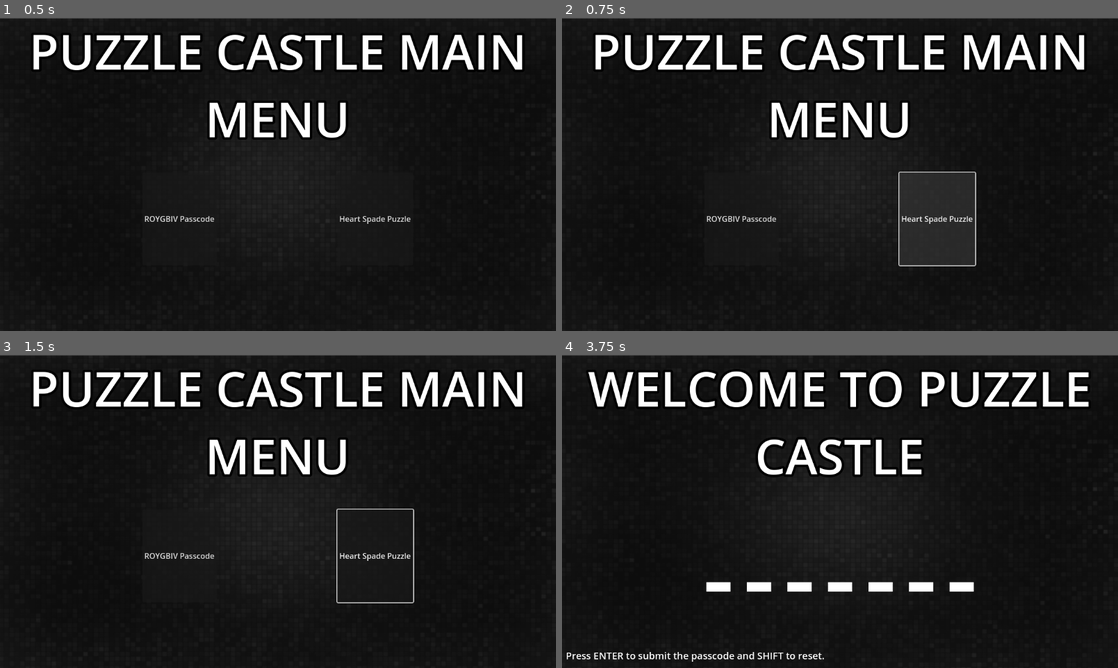
Above: before the commit, frames 1-4 (two rows, left to right).
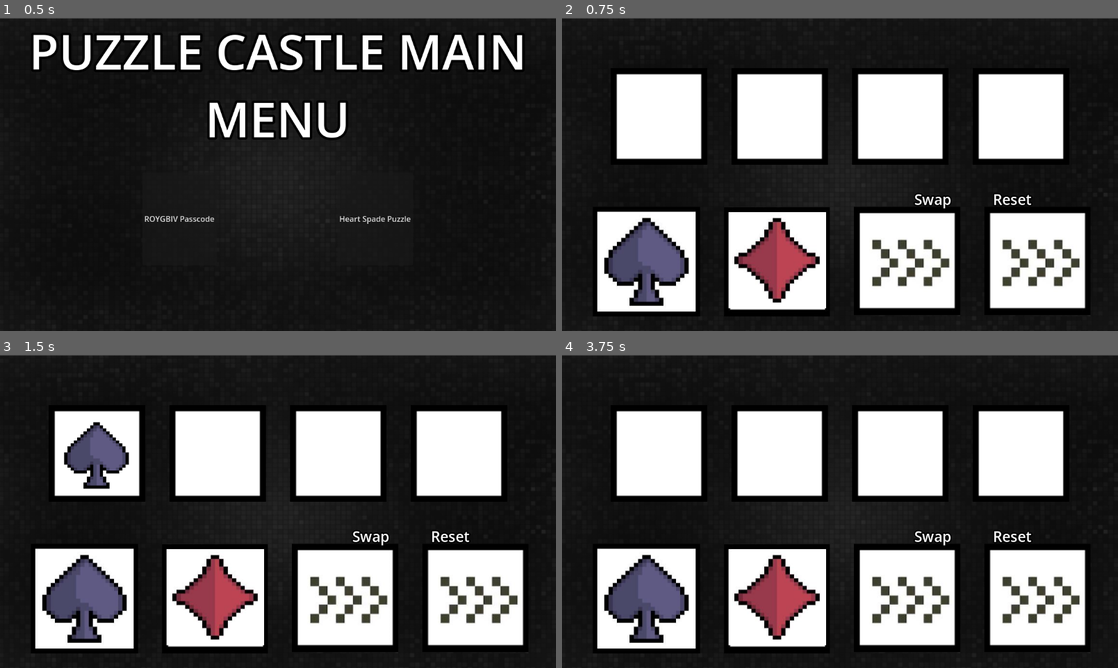
Above: after the commit, the same moments.

Repository: ha-ydenrichards/castlePuzzlePasscode
Game: Godot game, scene res://main_menu.tscn
Two runs of this game, one before a commit and one after it. Both use one fixed random seed, a clock stepped at 60 frames per second and the inputs below.
Inputs (mouse positions are in pixels of both pictures, inside the frame that each line leads up to):
- Up to frame 1 (0.5 s): no input
- Up to frame 2 (0.75 s): click "Heart Spade Puzzle" at 0.5 s
- Up to frame 3 (1.5 s): click (83, 599) at 1.27 s
- Up to frame 4 (3.75 s): click (778, 599) at 2.02 s; click (906, 599) at 2.77 s; click (1040, 599) at 3.52 s

Frame 1 is identical in both runs. In frame 2, 44% of the frame differs, in the area x 5-95%, y 4-96%; in frame 3, 43%; in frame 4, 43%.

Commit message:
Added Heart Spade Puzzle game and main menu

Diff:
--- /dev/null
+++ b/PixelBackground.gd
@@ -0,0 +1,176 @@
+extends Sprite2D
+
+@onready var spade_1 = $"../Spade1"
+@onready var spade_2 = $"../Spade2"
+@onready var spade_3 = $"../Spade3"
+@onready var spade_4 = $"../Spade4"
+@onready var diamond_1 = $"../Diamond1"
+@onready var diamond_2 = $"../Diamond2"
+@onready var diamond_3 = $"../Diamond3"
+@onready var diamond_4 = $"../Diamond4"
+@onready var club_1 = $"../Club1"
+@onready var club_2 = $"../Club2"
+@onready var club_3 = $"../Club3"
+@onready var club_4 = $"../Club4"
+@onready var heart_1 = $"../Heart1"
+@onready var heart_2 = $"../Heart2"
+@onready var heart_3 = $"../Heart3"
+@onready var heart_4 = $"../Heart4"
+
+@onready var button_click = $"../ButtonClick"
+@onready var swap = $"../Swap"
+@onready var reset = $"../Reset"
+@onready var win = $"../Win"
+@onready var timer = $"../Timer"
+@onready var win_song = $"../win_song"
+
+
+
+var slots = {
+	"slot 1": null, "slot 2": null, "slot 3": null, "slot 4": null
+}
+
+# Called every frame. 'delta' is the elapsed time since the previous frame.
+func _process(delta):
+	if slots["slot 1"] == "Spade" and slots["slot 2"] == "Heart" and slots["slot 3"] == "Heart" and slots["slot 4"] == "Club":
+		win_song.play()
+		timer.start(10)
+		slots["slot 1"] = null
+		slots["slot 2"] = null
+		slots["slot 3"] = null
+		slots["slot 4"] = null
+
+func _on_spade_button_pressed():
+	button_click.play()
+	if slots["slot 1"] == null:
+		spade_1.show()
+		slots["slot 1"] = "Spade"
+	elif slots["slot 2"] == null:
+		spade_2.show()
+		slots["slot 2"] = "Spade"
+	elif slots["slot 3"] == null:
+		spade_3.show()
+		slots["slot 3"] = "Spade"
+	elif slots["slot 4"] == null:
+		spade_4.show()
+		slots["slot 4"] = "Spade"
+
+func _on_diamond_button_pressed():
+	button_click.play()
+	if slots["slot 1"] == null:
+		diamond_1.show()
+		slots["slot 1"] = "Diamond"
+	elif slots["slot 2"] == null:
+		diamond_2.show()
+		slots["slot 2"] = "Diamond"
+	elif slots["slot 3"] == null:
+		diamond_3.show()
+		slots["slot 3"] = "Diamond"
+	elif slots["slot 4"] == null:
+		diamond_4.show()
+		slots["slot 4"] = "Diamond"
+
+
+func _on_swap_button_pressed():
+	swap.play()
+	var swapped_item = null
+	if slots["slot 1"] != null:
+		swapped_item = swap_func("slot 1")
+		slots["slot 1"] = swapped_item
+		if swapped_item == "Spade":
+			spade_1.show()
+			club_1.hide()
+		elif swapped_item == "Club":
+			spade_1.hide()
+			club_1.show()
+		elif swapped_item == "Diamond":
+			diamond_1.show()
+			heart_1.hide()
+		else:
+			heart_1.show()
+			diamond_1.hide()
+	if slots["slot 2"] != null:
+		swap_func("slot 2")
+		swapped_item = swap_func("slot 2")
+		slots["slot 2"] = swapped_item
+		if swapped_item == "Spade":
+			spade_2.show()
+			club_2.hide()
+		elif swapped_item == "Club":
+			spade_2.hide()
+			club_2.show()
+		elif swapped_item == "Diamond":
+			diamond_2.show()
+			heart_2.hide()
+		else:
+			heart_2.show()
+			diamond_2.hide()
+	if slots["slot 3"] != null:
+		swap_func("slot 3")
+		swapped_item = swap_func("slot 3")
+		slots["slot 3"] = swapped_item
+		if swapped_item == "Spade":
+			spade_3.show()
+			club_3.hide()
+		elif swapped_item == "Club":
+			spade_3.hide()
+			club_3.show()
+		elif swapped_item == "Diamond":
+			diamond_3.show()
+			heart_3.hide()
+		else:
+			heart_3.show()
+			diamond_3.hide()
+	if slots["slot 4"] != null:
+		swap_func("slot 4")
+		swapped_item = swap_func("slot 4")
+		slots["slot 4"] = swapped_item
+		if swapped_item == "Spade":
+			spade_4.show()
+			club_4.hide()
+		elif swapped_item == "Club":
+			spade_4.hide()
+			club_4.show()
+		elif swapped_item == "Diamond":
+			diamond_4.show()
+			heart_4.hide()
+		else:
+			heart_4.show()
+			diamond_4.hide()
+
+func swap_func(slot) -> String:
+	if slots[slot] == "Spade":
+		return "Club"
+	elif slots[slot] == "Club":
+		return "Spade"
+	elif slots[slot] == "Heart":
+		return "Diamond"
+	else:
+		return "Heart"
+
+func _on_reset_button_pressed():
+	reset.play()
+	spade_1.hide()
+	spade_2.hide()
+	spade_3.hide()
+	spade_4.hide()
+	diamond_1.hide()
+	diamond_2.hide()
+	diamond_3.hide()
+	diamond_4.hide()
+	club_1.hide()
+	club_2.hide()
+	club_3.hide()
+	club_4.hide()
+	heart_1.hide()
+	heart_2.hide()
+	heart_3.hide()
+	heart_4.hide()
+	slots["slot 1"] = null
+	slots["slot 2"] = null
+	slots["slot 3"] = null
+	slots["slot 4"] = null
+
+
+func _on_timer_timeout():
+	get_tree().change_scene_to_file("res://win_screen.tscn")
--- /dev/null
+++ b/heart_spade_puzzle.tscn
@@ -0,0 +1,253 @@
+[gd_scene load_steps=14 format=3 uid="uid://bxqos5dq1p7lt"]
+
+[ext_resource type="Texture2D" uid="uid://ct4b757jd4r2n" path="res://pixel background.png" id="1_acmgv"]
+[ext_resource type="Script" path="res://PixelBackground.gd" id="2_2q1bd"]
+[ext_resource type="Texture2D" uid="uid://baop36yhjp7t1" path="res://button.png" id="3_xpu02"]
+[ext_resource type="Texture2D" uid="uid://dmjvq24blxrcc" path="res://spade_button.JPG" id="4_gmh6l"]
+[ext_resource type="Texture2D" uid="uid://bkhra37bnuen4" path="res://pixel-art-suit-playing-cards-hearts-diamonds-clubs-spades-icon-for-8bit-game-on-white-background-vector.jpg" id="4_pva6e"]
+[ext_resource type="Texture2D" uid="uid://cj4etdgcbn7yy" path="res://diamond_button.JPG" id="5_4dr52"]
+[ext_resource type="Texture2D" uid="uid://d2tqgkdsttrai" path="res://swap_button.JPG" id="6_ljpgv"]
+[ext_resource type="AudioStream" uid="uid://cdeiv8v58nnc" path="res://snd_switchpull_n.wav" id="8_5aaj2"]
+[ext_resource type="AudioStream" uid="uid://ccuj53jrfvd1w" path="res://snd_mtt_prebomb.ogg" id="8_x8o7n"]
+[ext_resource type="AudioStream" uid="uid://m63ea117uq7f" path="res://snd_dimbox.wav" id="10_62fqv"]
+[ext_resource type="AudioStream" uid="uid://74uqwctldq1u" path="res://snd_dumbvictory.wav" id="11_jrvjo"]
+[ext_resource type="AudioStream" uid="uid://bsfptoqf568mo" path="res://SongThatMightPlayWhenYouFightSans.ogg" id="12_1imgn"]
+
+[sub_resource type="SystemFont" id="SystemFont_f4qw6"]
+font_names = PackedStringArray("Courier New")
+
+[node name="heartSpadePuzzle" type="Node2D"]
+
+[node name="PixelBackground" type="Sprite2D" parent="."]
+position = Vector2(576, 324.5)
+scale = Vector2(1.125, 1.01411)
+texture = ExtResource("1_acmgv")
+script = ExtResource("2_2q1bd")
+
+[node name="MarginContainer" type="MarginContainer" parent="."]
+offset_top = 72.0
+offset_right = 1152.0
+offset_bottom = 336.0
+
+[node name="HBoxContainer" type="HBoxContainer" parent="MarginContainer"]
+layout_mode = 2
+size_flags_horizontal = 4
+size_flags_vertical = 4
+theme_override_constants/separation = 50
+
+[node name="TextureRect" type="TextureRect" parent="MarginContainer/HBoxContainer"]
+custom_minimum_size = Vector2(200, 200)
+layout_mode = 2
+texture = ExtResource("3_xpu02")
+
+[node name="TextureRect2" type="TextureRect" parent="MarginContainer/HBoxContainer"]
+custom_minimum_size = Vector2(200, 200)
+layout_mode = 2
+texture = ExtResource("3_xpu02")
+
+[node name="TextureRect3" type="TextureRect" parent="MarginContainer/HBoxContainer"]
+custom_minimum_size = Vector2(200, 200)
+layout_mode = 2
+texture = ExtResource("3_xpu02")
+
+[node name="TextureRect4" type="TextureRect" parent="MarginContainer/HBoxContainer"]
+custom_minimum_size = Vector2(200, 200)
+layout_mode = 2
+texture = ExtResource("3_xpu02")
+
+[node name="ButtonContainer" type="MarginContainer" parent="."]
+offset_top = 361.0
+offset_right = 1160.0
+offset_bottom = 649.0
+
+[node name="HBoxContainer" type="HBoxContainer" parent="ButtonContainer"]
+layout_mode = 2
+size_flags_horizontal = 4
+size_flags_vertical = 4
+theme_override_constants/separation = 50
+
+[node name="SpadeButton" type="TextureButton" parent="ButtonContainer/HBoxContainer"]
+layout_mode = 2
+texture_normal = ExtResource("4_gmh6l")
+stretch_mode = 0
+
+[node name="DiamondButton" type="TextureButton" parent="ButtonContainer/HBoxContainer"]
+custom_minimum_size = Vector2(150, 150)
+layout_mode = 2
+texture_normal = ExtResource("5_4dr52")
+stretch_mode = 0
+
+[node name="SwapButton" type="TextureButton" parent="ButtonContainer/HBoxContainer"]
+custom_minimum_size = Vector2(150, 150)
+layout_mode = 2
+texture_normal = ExtResource("6_ljpgv")
+stretch_mode = 0
+
+[node name="ResetButton" type="TextureButton" parent="ButtonContainer/HBoxContainer"]
+custom_minimum_size = Vector2(150, 150)
+layout_mode = 2
+texture_normal = ExtResource("6_ljpgv")
+stretch_mode = 0
+
+[node name="Spade1" type="Sprite2D" parent="."]
+visible = false
+position = Vector2(200, 208)
+scale = Vector2(0.348214, 0.325)
+texture = ExtResource("4_pva6e")
+region_enabled = true
+region_rect = Rect2(995.431, 0, 448.205, 480)
+
+[node name="Spade2" type="Sprite2D" parent="."]
+visible = false
+position = Vector2(451, 208)
+scale = Vector2(0.370536, 0.325)
+texture = ExtResource("4_pva6e")
+region_enabled = true
+region_rect = Rect2(995.431, 0, 448.205, 480)
+
+[node name="Spade3" type="Sprite2D" parent="."]
+visible = false
+position = Vector2(701.5, 208)
+scale = Vector2(0.345982, 0.325)
+texture = ExtResource("4_pva6e")
+region_enabled = true
+region_rect = Rect2(995.431, 0, 448.205, 480)
+
+[node name="Spade4" type="Sprite2D" parent="."]
+visible = false
+position = Vector2(952, 208)
+scale = Vector2(0.345982, 0.325)
+texture = ExtResource("4_pva6e")
+region_enabled = true
+region_rect = Rect2(995.431, 0, 448.205, 480)
+
+[node name="Diamond1" type="Sprite2D" parent="."]
+visible = false
+position = Vector2(201.719, 205)
+scale = Vector2(0.372295, 0.354167)
+texture = ExtResource("4_pva6e")
+region_enabled = true
+region_rect = Rect2(1480.84, 0, 439.161, 480)
+
+[node name="Diamond2" type="Sprite2D" parent="."]
+visible = false
+position = Vector2(452.859, 208)
+scale = Vector2(0.386603, 0.354167)
+texture = ExtResource("4_pva6e")
+region_enabled = true
+region_rect = Rect2(1480.84, 0, 439.161, 480)
+
+[node name="Diamond3" type="Sprite2D" parent="."]
+visible = false
+position = Vector2(704, 208)
+scale = Vector2(0.386603, 0.354167)
+texture = ExtResource("4_pva6e")
+region_enabled = true
+region_rect = Rect2(1480.84, 0, 439.161, 480)
+
+[node name="Diamond4" type="Sprite2D" parent="."]
+visible = false
+position = Vector2(952, 208)
+scale = Vector2(0.386603, 0.354167)
+texture = ExtResource("4_pva6e")
+region_enabled = true
+region_rect = Rect2(1480.84, 0, 439.161, 480)
+
+[node name="Club1" type="Sprite2D" parent="."]
+visible = false
+position = Vector2(200, 208)
+scale = Vector2(0.336735, 0.333333)
+texture = ExtResource("4_pva6e")
+region_enabled = true
+region_rect = Rect2(0, 0, 490.536, 480)
+
+[node name="Club2" type="Sprite2D" parent="."]
+visible = false
+position = Vector2(453.25, 208)
+scale = Vector2(0.347959, 0.333333)
+texture = ExtResource("4_pva6e")
+region_enabled = true
+region_rect = Rect2(0, 0, 490.536, 480)
+
+[node name="Club3" type="Sprite2D" parent="."]
+visible = false
+position = Vector2(702.688, 208)
+scale = Vector2(0.331888, 0.333333)
+texture = ExtResource("4_pva6e")
+region_enabled = true
+region_rect = Rect2(0, 0, 490.536, 480)
+
+[node name="Club4" type="Sprite2D" parent="."]
+visible = false
+position = Vector2(952, 208)
+scale = Vector2(0.337245, 0.333333)
+texture = ExtResource("4_pva6e")
+region_enabled = true
+region_rect = Rect2(0, 0, 490.536, 480)
+
+[node name="Heart1" type="Sprite2D" parent="."]
+visible = false
+position = Vector2(200, 200)
+scale = Vector2(0.344828, 0.3375)
+texture = ExtResource("4_pva6e")
+region_enabled = true
+region_rect = Rect2(508.252, 0, 464.149, 480)
+
+[node name="Heart2" type="Sprite2D" parent="."]
+visible = false
+position = Vector2(450, 200)
+scale = Vector2(0.353448, 0.3375)
+texture = ExtResource("4_pva6e")
+region_enabled = true
+region_rect = Rect2(508.252, 0, 464.149, 480)
+
+[node name="Heart3" type="Sprite2D" parent="."]
+visible = false
+position = Vector2(700, 200)
+scale = Vector2(0.362069, 0.3375)
+texture = ExtResource("4_pva6e")
+region_enabled = true
+region_rect = Rect2(508.252, 0, 464.149, 480)
+
+[node name="Heart4" type="Sprite2D" parent="."]
+visible = false
+position = Vector2(952, 200)
+scale = Vector2(0.362069, 0.3375)
+texture = ExtResource("4_pva6e")
+region_enabled = true
+region_rect = Rect2(508.252, 0, 464.149, 480)
+
+[node name="Swap or Reset" type="Label" parent="."]
+offset_left = 611.0
+offset_top = 354.0
+offset_right = 1093.0
+offset_bottom = 389.0
+theme_override_colors/font_outline_color = Color(0, 0, 0, 1)
+theme_override_constants/outline_size = 10
+theme_override_fonts/font = SubResource("SystemFont_f4qw6")
+theme_override_font_sizes/font_size = 30
+text = "Swap           Reset"
+horizontal_alignment = 1
+
+[node name="Swap" type="AudioStreamPlayer" parent="."]
+stream = ExtResource("8_5aaj2")
+
+[node name="ButtonClick" type="AudioStreamPlayer" parent="."]
+stream = ExtResource("8_x8o7n")
+
+[node name="Reset" type="AudioStreamPlayer" parent="."]
+stream = ExtResource("10_62fqv")
+
+[node name="Win" type="AudioStreamPlayer" parent="."]
+stream = ExtResource("11_jrvjo")
+
+[node name="Timer" type="Timer" parent="."]
+
+[node name="win_song" type="AudioStreamPlayer" parent="."]
+stream = ExtResource("12_1imgn")
+
+[connection signal="pressed" from="ButtonContainer/HBoxContainer/SpadeButton" to="PixelBackground" method="_on_spade_button_pressed"]
+[connection signal="pressed" from="ButtonContainer/HBoxContainer/DiamondButton" to="PixelBackground" method="_on_diamond_button_pressed"]
+[connection signal="pressed" from="ButtonContainer/HBoxContainer/SwapButton" to="PixelBackground" method="_on_swap_button_pressed"]
+[connection signal="pressed" from="ButtonContainer/HBoxContainer/ResetButton" to="PixelBackground" method="_on_reset_button_pressed"]
+[connection signal="timeout" from="Timer" to="PixelBackground" method="_on_timer_timeout"]
--- a/main_menu.gd
+++ b/main_menu.gd
@@ -1,18 +1,9 @@
 extends Node2D
 
-
-# Called when the node enters the scene tree for the first time.
-func _ready():
-	pass # Replace with function body.
-
-
-# Called every frame. 'delta' is the elapsed time since the previous frame.
-func _process(delta):
-	pass
-
-
-
-
-
+# Change to Passcode Puzzle Scene
 func _on_passcode_button_pressed():
 	get_tree().change_scene_to_file("res://passcode.tscn")
+
+# Change to Heart Spade Puzzle Screen
+func _on_heart_spade_button_pressed():
+	get_tree().change_scene_to_file("res://heart_spade_puzzle.tscn")
--- a/main_menu.tscn
+++ b/main_menu.tscn
@@ -46,3 +46,4 @@
 text = "Heart Spade Puzzle"
 
 [connection signal="pressed" from="MarginContainer/HBoxContainer/PasscodeButton" to="." method="_on_passcode_button_pressed"]
+[connection signal="pressed" from="MarginContainer/HBoxContainer/HeartSpadeButton" to="." method="_on_heart_spade_button_pressed"]
--- /dev/null
+++ b/win_screen.gd
@@ -0,0 +1,15 @@
+extends Node2D
+@onready var win = $win
+@onready var reset = $reset
+
+
+# Called when the node enters the scene tree for the first time.
+func _ready():
+	win.play()
+
+
+# Called every frame. 'delta' is the elapsed time since the previous frame.
+func _process(delta):
+	if Input.is_action_just_pressed("reset_password"):
+		reset.play()
+		get_tree().change_scene_to_file("res://heart_spade_puzzle.tscn")
--- /dev/null
+++ b/win_screen.tscn
@@ -0,0 +1,44 @@
+[gd_scene load_steps=6 format=3 uid="uid://cg5fph4y5la8y"]
+
+[ext_resource type="Script" path="res://win_screen.gd" id="1_ael3r"]
+[ext_resource type="Texture2D" uid="uid://ct4b757jd4r2n" path="res://pixel background.png" id="1_okojg"]
+[ext_resource type="AudioStream" uid="uid://74uqwctldq1u" path="res://snd_dumbvictory.wav" id="3_udarh"]
+[ext_resource type="AudioStream" uid="uid://m63ea117uq7f" path="res://snd_dimbox.wav" id="4_n2k8q"]
+
+[sub_resource type="SystemFont" id="SystemFont_4jrs6"]
+font_names = PackedStringArray("Courier New")
+
+[node name="win_screen" type="Node2D"]
+script = ExtResource("1_ael3r")
+
+[node name="PixelBackground" type="Sprite2D" parent="."]
+position = Vector2(576, 324.5)
+scale = Vector2(1.125, 1.01411)
+texture = ExtResource("1_okojg")
+
+[node name="win" type="AudioStreamPlayer" parent="."]
+stream = ExtResource("3_udarh")
+
+[node name="Label" type="Label" parent="."]
+offset_top = 64.0
+offset_right = 1152.0
+offset_bottom = 648.0
+theme_override_colors/font_outline_color = Color(0, 0, 0, 1)
+theme_override_constants/outline_size = 20
+theme_override_fonts/font = SubResource("SystemFont_4jrs6")
+theme_override_font_sizes/font_size = 40
+text = "Well done. Here is your riddle:
+
+Where lullabies once softly played,
+And dreams in cribs and blankets stayed.
+Where some toys are tossed mid-air,
+But things move with gentle care.
+A gesture low, a subtle stand—
+The clue is cast underhand.
+
+Press SHIFT to exit.
+"
+horizontal_alignment = 1
+
+[node name="reset" type="AudioStreamPlayer2D" parent="."]
+stream = ExtResource("4_n2k8q")
Not shown, added: SongThatMightPlayWhenYouFightSans.ogg.import
Binary file added: button.png
Not shown, added: button.png.import
Binary file added: diamond_button.JPG
Not shown, added: diamond_button.JPG.import
Binary file added: enter.JPG
Not shown, added: enter.JPG.import
Binary file added: pixel-art-suit-playing-cards-hearts-diamonds-clubs-spades-icon-for-8bit-game-on-white-background-vector.jpg
Not shown, added: pixel-art-suit-playing-cards-hearts-diamonds-clubs-spades-icon-for-8bit-game-on-white-background-vector.jpg.import
Not shown, added: snd_switchpull_n.wav.import
Binary file added: spade_button.JPG
Not shown, added: spade_button.JPG.import
(and 6 more such lines)
